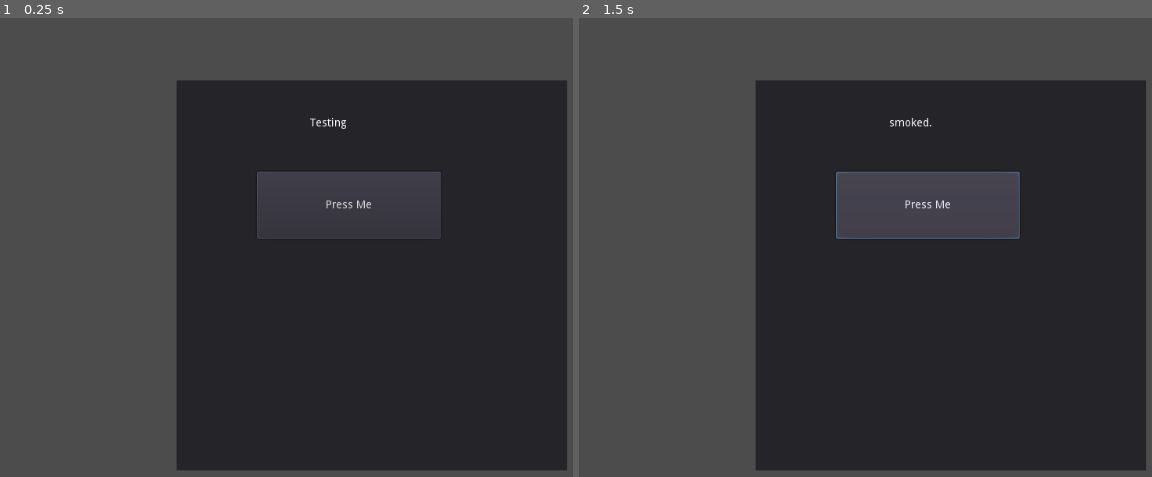
Above: before the commit, frames 1-2 (left to right).
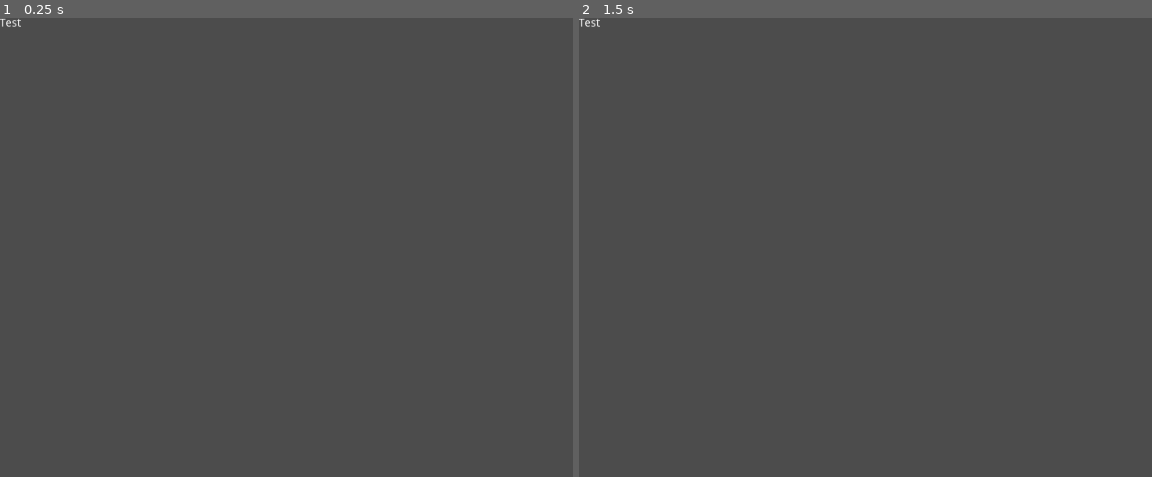
Above: after the commit, the same moments.

Repository: stunga/ElfStorm
Game: Godot game, scene res://Main Scene.tscn
Same seed, same stepped clock (60 frames per second), same inputs: the game is played once before the commit and once after it.
Inputs (mouse positions are in pixels of both pictures, inside the frame that each line leads up to):
- Up to frame 1 (0.25 s): no input
- Up to frame 2 (1.5 s): click (928, 206) at 0.5 s, where only the run before the commit has a clickable "Press Me"; click (928, 206) at 1.25 s, where only the run before the commit has a clickable "Press Me"

The runs differ from the first frame. In frame 1, 53% of the frame differs, in the area x 0-99%, y 0-99%; in frame 2, 53%.

Commit message:
Revert "Done It"
This reverts commit 7f3f3537ef232a30281be9b7046c969672fb21f2.

Diff:
--- a/Main Scene.tscn
+++ b/Main Scene.tscn
@@ -1,31 +1,14 @@
-[gd_scene load_steps=2 format=2]
-
-[ext_resource path="res://Panel.gd" type="Script" id=1]
+[gd_scene format=2]
 
 [node name="Node" type="Node"]
 
-[node name="Panel" type="Panel" parent="."]
-margin_left = 226.292
-margin_top = 80.0
-margin_right = 726.292
-margin_bottom = 580.0
-script = ExtResource( 1 )
+[node name="Label" type="Label" parent="."]
+anchor_right = 0.231
+anchor_bottom = 0.235
+margin_right = 0.455994
+margin_bottom = -1.52588e-05
+text = "Test
+"
 __meta__ = {
 "_edit_use_anchors_": false
 }
-
-[node name="Label" type="Label" parent="Panel"]
-margin_left = 171.0
-margin_top = 48.0
-margin_right = 225.0
-margin_bottom = 82.0
-size_flags_stretch_ratio = 2.0
-text = "Testing
-"
-
-[node name="Button" type="Button" parent="Panel"]
-margin_left = 102.944
-margin_top = 117.453
-margin_right = 337.944
-margin_bottom = 203.453
-text = "Press Me"
--- a/Panel.gd
+++ /dev/null
@@ -1,19 +0,0 @@
-extends Panel
-
-
-# Declare member variables here. Examples:
-# var a = 2
-# var b = "text"
-
-
-# Called when the node enters the scene tree for the first time.
-func _ready():
-	get_node("Button").connect("pressed", self, "pressButton")
-
-func pressButton():
-	get_node("Label").text = "smoked."
-
-
-# Called every frame. 'delta' is the elapsed time since the previous frame.
-#func _process(delta):
-#	pass
